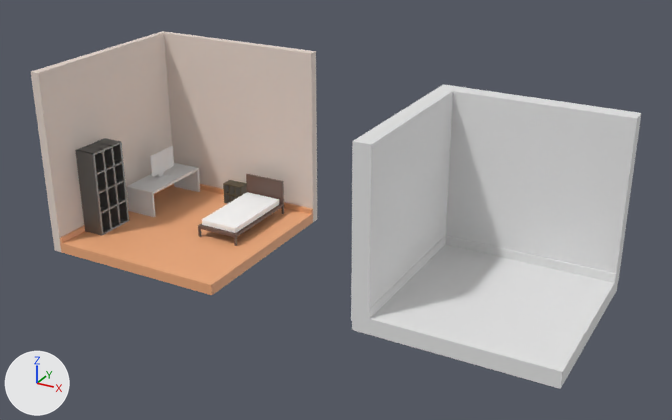
The Blender file newdon/all_objects.blend: old version first, new version second.
The view is the same before and after, from a 50 mm lens placed at (12.74, -15.98, 11.4), pointed at (3.98, -0.05, 3.43). The lights are fixed; the arrows at lower left show +X, +Y and +Z.

Script lines for the objects in view, before the commit:
```python
me_cubo = bpy.data.meshes.new('Cubo')
me_cubo.from_pydata(...)  # 26 vertices, 24 faces; spans x -1.2..1.0, y -1.0..1.2, z -1.35..1.0
me_cubo.materials.append(None)
me_cubo_002 = bpy.data.meshes.new('Cubo.002')
me_cubo_002.from_pydata(...)  # 88 vertices, 68 faces; spans x -1.0..33.7, y -1.0..1.0, z -1.0..1.0
me_cubo_002.materials.append(mat_material_estante_marrom)  # grey #7c7d7b
me_cubo_005 = bpy.data.meshes.new('Cubo.005')
me_cubo_005.from_pydata(...)  # 56 vertices, 54 faces; spans x -1.0..1.0, y -1.0..1.0, z -7.5..18.2
me_cubo_005.materials.append(mat_materiais_004)  # brown #6d554b
me_cubo_006 = bpy.data.meshes.new('Cubo.006')
me_cubo_006.from_pydata(...)  # 73 vertices, 47 faces, 2 loose edges; spans x -1.0..33.7, y -1.0..1.0, z -1.0..1.0
me_cubo_006.materials.append(mat_materiais_003)  # brown #5b503b
me_cubo_007 = bpy.data.meshes.new('Cubo.007')
me_cubo_007.from_pydata(...)  # 216 vertices, 218 faces; spans x -1.0..1.0, y -1.0..1.0, z -1.0..1.0
me_cubo_007.materials.append(mat_materiais_005)  # white #ffffff
ob_armario = bpy.data.objects.new('Armario', me_cubo_002)
ob_armario.location = (-1.64, -0.59, 3.22)
ob_armario.rotation_euler = (0.0, 0.0, -1.571)  # degrees (0, 0, -90)
ob_armario.scale = (0.0275, 0.256, 1.0)
ob_base_cama = bpy.data.objects.new('Base Cama', me_cubo_005)
ob_base_cama.location = (1.12, 0.56, 2.45)
ob_base_cama.scale = (0.52, 1.03, 0.0334)
ob_colchão = bpy.data.objects.new('Colchão', me_cubo_007)
ob_colchão.location = (1.12, 0.53, 2.56)
ob_colchão.scale = (0.476, 0.945, 0.0636)
ob_mini_armario = bpy.data.objects.new('Mini Armario', me_cubo_006)
ob_mini_armario.location = (0.0, 1.56, 2.18)
ob_mini_armario.scale = (0.0154, 0.143, 0.559)
ob_room = bpy.data.objects.new('Room', me_cubo)
ob_room.location = (7.63, 0.0, 4.0)
ob_room.scale = (1.91, 1.91, 1.79)
# also in view: 'Parede' at (0.04, -0.05, 4.07); 'Piso' at (0.14, -0.16, 2.15); 'Mesa' at (-1.38, 0.81, 2.54)
```
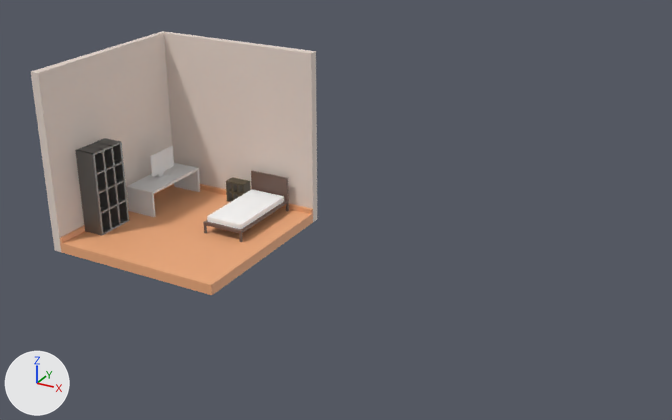
Commit message: atualização de versão

Scene script edits in JSON lines:
```json
{"op": "remove", "block": "ob_room", "code": ["ob_room = bpy.data.objects.new('Room', me_cubo)", "ob_room.location = (7.63, 0.0, 4.0)", "ob_room.scale = (1.91, 1.91, 1.79)"]}
{"op": "set", "path": "ob_mini_armario.location", "old": "(0.0, 1.56, 2.18)", "new": "(0.0, 1.68, 2.21)"}
{"op": "set", "path": "ob_base_cama.location", "old": "(1.12, 0.56, 2.45)", "new": "(1.12, 0.77, 2.46)"}
{"op": "set", "path": "ob_colchão.location", "old": "(1.12, 0.53, 2.56)", "new": "(1.12, 0.74, 2.56)"}
```

Pixel boxes [x1, y1, x2, y2] of what changed, in the pictures (672 x 420 px):
```json
{"object": "Room", "change": "deleted", "before": [351, 84, 641, 389]}
{"object": "Colchão", "change": "moved", "before": [202, 192, 279, 233], "after": [207, 189, 284, 229]}
{"object": "Base Cama", "change": "moved", "before": [198, 174, 284, 246], "after": [203, 171, 289, 242]}
{"object": "Mini Armario", "change": "moved", "before": [223, 180, 247, 204], "after": [226, 177, 251, 202]}
```
